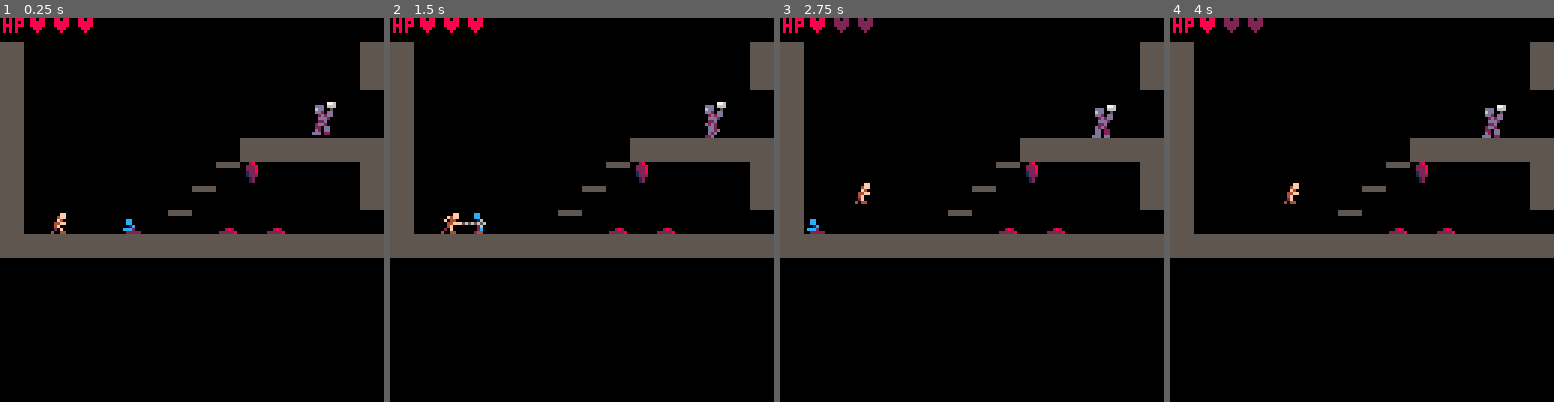
Above: before the commit, frames 1-4 (left to right).
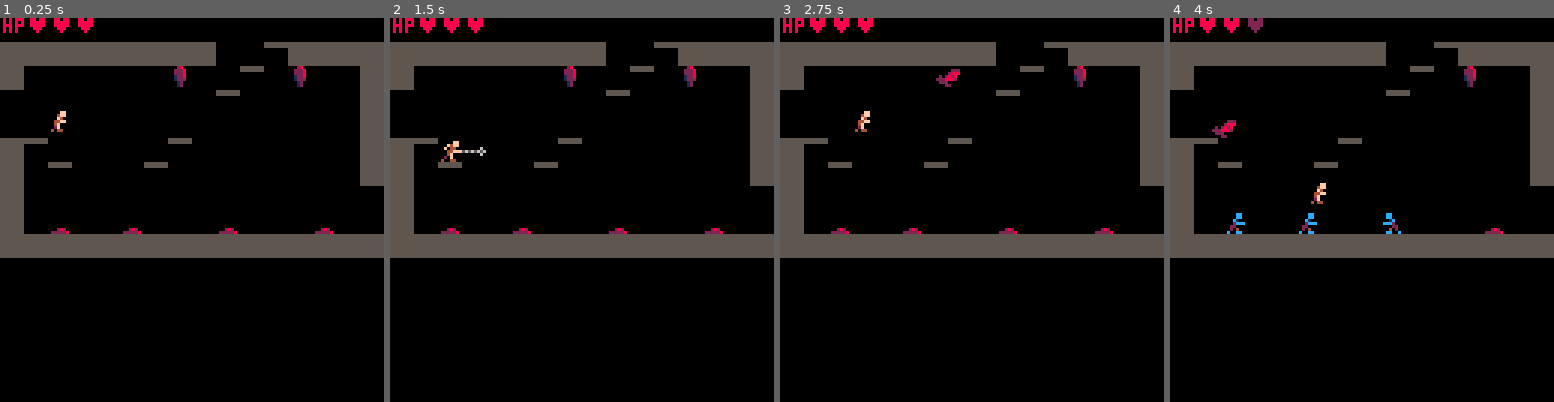
Above: after the commit, the same moments.

Repository: AddisonMink/fortrebosque
Game: PICO-8 cartridge main.p8
Two runs of this game, one before a commit and one after it. Both use one fixed random seed, a clock stepped at 60 frames per second and the inputs below.
Inputs:
- Up to frame 1 (0.25 s): no input
- Up to frame 2 (1.5 s): tap X (X key) at 0.33, 1.07 s; tap O (Z key) at 0.7 s
- Up to frame 3 (2.75 s): hold Right 1.6-2.1 s; tap O (Z key) at 1.7, 2.1, 2.5 s; tap X (X key) at 1.85 s; hold Right from 2.47 s (still down)
- Up to frame 4 (4 s): tap O (Z key) at 2.9, 3.3, 3.7 s; tap X (X key) at 2.97 s; release Right at 3.03 s; hold Left 3.08-3.58 s

The runs differ from the first frame. In frame 1, 10% of the frame differs, in the area x 0-100%, y 6-57%; in frame 2, 11%; in frame 3, 11%; in frame 4, 11%, in the area x 0-100%, y 0-57%.

Commit message:
update map.

Diff:
--- a/main.p8
+++ b/main.p8
@@ -20,7 +20,7 @@
 		end
 	end
 
-	player = player_new(16, 48 + 80)
+	player = player_new(16 + 128*2, 48 + 80 - 40)
 	room = room_map["0,1"]
 	room.init(player)
 	state = "play"
@@ -219,15 +219,15 @@
 2000000000202020210000000000002020000000000000000000000000000020200000000000000000000000000000202000000000000000000000000000002020000000000000000000000000000020200000000000000000000000000000202000000000000000000000000000002020000000000000000000000000000020
 2000000000000000000021000000000000000000000000000000000000000020200000000000000000000000000000202000000000000000000000000000002020000000000000000000000000000020200000000000000000000000000000202000000000000000000000000000002020000000000000000000000000000020
 2000000000000000000000002100000000000000000000000000000000000020200000000000000000000000000000202000000000000000000000000000002020000000000000000000000000000020200000000000000000000000000000202000000000000000000000000000002020000000000000000000000000000020
-2000000000000000000000000000202020202020202100002120202020202020202020202020202020202020202020202020202020202020202020202020202020202020202020202020202020202020202020202020202020202020202020202020202020202020202020202020202020202020202020202020202020202020
-2000000000000000000000000000002020202020200000212020202020202020202020202020202020202020202020202020202020202020202020202020202020202020202020202020202020202020202020202020202020202020202020202020202020202020202020202020202020202020202020202020202020202020
-2000000000000000000000000000002020000000000021000900000009000920200000000000000000000000000000202000000000000000000000000000002020000000000000000000000000000020200000000000000000000000000000202000000000000000000000000000002020000000000000000000000000000020
-2000000000000000000000000000000000000000002100000000000000000000000000000000000000000000000000202000000000000000000000000000002020000000000000000000000000000020200000000000000000000000000000202000000000000000000000000000002020000000000000000000000000000020
+2000000000000000000000000000202020202020202100002120202020202020202020202020202020000000212020202020202020202020202020202020202020202020202020202020202020202020202020202020202020202020202020202020202020202020202020202020202020202020202020202020202020202020
+2000000000000000000000000000002020202020200000212020202020202020202020202020202020000021202020202020202020202020202020202020202020202020202020202020202020202020202020202020202020202020202020202020202020202020202020202020202020202020202020202020202020202020
+2000000000000000000000000000002020000000000021000900000009000920200000000000000900002100090000202000000000000000000000000000002020000000000000000000000000000020200000000000000000000000000000202000000000000000000000000000002020000000000000000000000000000020
+2000000000000000000000000000000000000000002100000000000000000000000000000000000000210000000000202000000000000000000000000000002020000000000000000000000000000020200000000000000000000000000000202000000000000000000000000000002020000000000000000000000000000020
 2000000000000000000000000001000000000000210000000000000000000000000000000000000000000000000000202000000000000000000000000000002020000000000000000000000000000020200000000000000000000000000000202000000000000000000000000000002020000000000000000000000000000020
-2000000000000000000020202020202020202020202020210000210000212120200000000000000000000000000000202000000000000000000000000000002020000000000000000000000000000020200000000000000000000000000000202000000000000000000000000000002020000000000000000000000000000020
-2000000000000000002109000000002020202020202020202100000000000020200000000000000000000000000000202000000000000000000000000000002020000000000000000000000000000020200000000000000000000000000000202000000000000000000000000000002020000000000000000000000000000020
-2000000000000000210000000000002020202020200000202021000000000020200000000000000000000000000000202000000000000000000000000000002020000000000000000000000000000020200000000000000000000000000000202000000000000000000000000000002020000000000000000000000000000020
-2000000000170021001700170000000000000000001700202020210000000020200000000000000000000000000000202000000000000000000000000000002020000000000000000000000000000020200000000000000000000000000000202000000000000000000000000000002020000000000000000000000000000020
+2000000000000000000020202020202020202020202020210000210000212120202100000000002100000000000000202000000000000000000000000000002020000000000000000000000000000020200000000000000000000000000000202000000000000000000000000000002020000000000000000000000000000020
+2000000000000000002109000000002020202020202020202100000000000020200021000000210000000000000000202000000000000000000000000000002020000000000000000000000000000020200000000000000000000000000000202000000000000000000000000000002020000000000000000000000000000020
+2000000000000000210000000000002020202020200000202021000000000020200000000000000000000000000000000000000000000000000000000000002020000000000000000000000000000020200000000000000000000000000000202000000000000000000000000000002020000000000000000000000000000020
+2000000000170021001700170000000000000000001700202020211700000020200017000017000000170000001700000000000000000000000000000000002020000000000000000000000000000020200000000000000000000000000000202000000000000000000000000000002020000000000000000000000000000020
 2020202020202020202020202020202020202020202000202020202020212020202020202020202020202020202020202020202020202020202020202020202020202020202020202020202020202020202020202020202020202020202020202020202020202020202020202020202020202020202020202020202020202020
 2020202020202020202020202020202020202020202000202020202020212020202020202020202020202020202020202020202020202020202020202020202020202020202020202020202020202020202020202020202020202020202020202020202020202020202020202020202020202020202020202020202020202020
 2000000000000000000000000000002020000000000000000020002000212020200000000000000000000000000000202000000000000000000000000000002020000000000000000000000000000020200000000000000000000000000000202000000000000000000000000000002020000000000000000000000000000020
--- a/zombie.lua
+++ b/zombie.lua
@@ -3,7 +3,8 @@
     local mound_anim = { frames = { 23 }, fps = 1 }
     local rise_anim = { frames = { 24 }, fps = 1 }
     local walk_anim = { frames = { 25, 26 }, fps = 1 }
-    local wake_up_range = 32
+    local min_x_dist = 32
+    local min_y_dist = 16
     local rise_dur = 0.5
     local speed = 0.5
 
@@ -14,10 +15,11 @@
         mound = function(me, entities)
             local player = entities[1]
             local dx = abs(player.body.x - me.body.x)
+            local dy = abs(player.body.y - me.body.y)
 
             me.anim = mound_anim
 
-            if dx <= wake_up_range then
+            if dx <= min_x_dist and dy <= min_y_dist then
                 local facing = player.body.x > me.body.x and 1 or -1
                 me.body.facing = facing
                 timer = timer_new(rise_dur)
